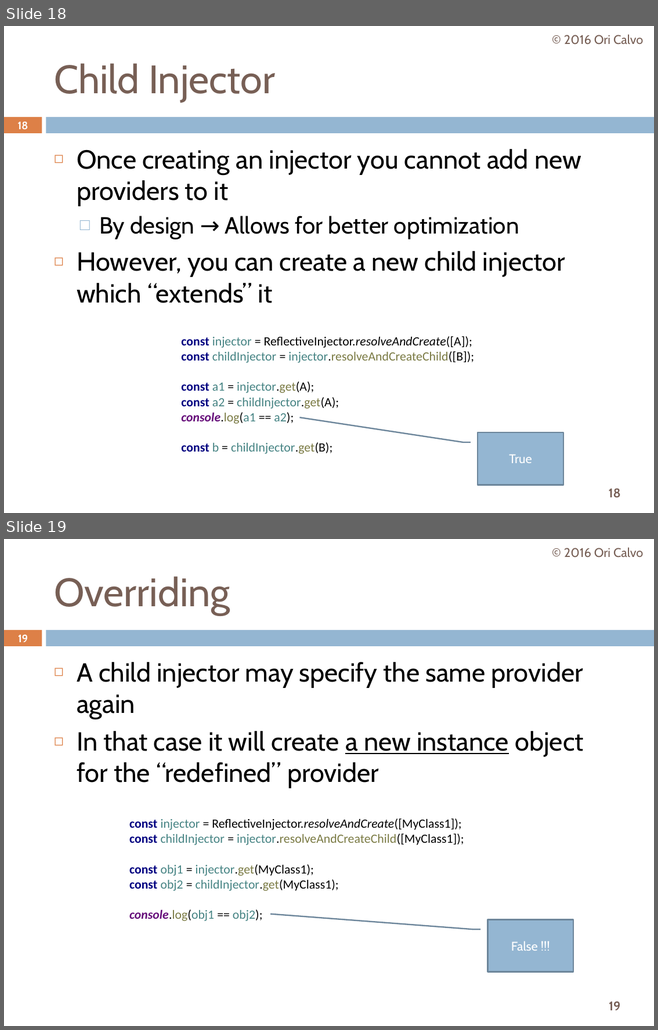
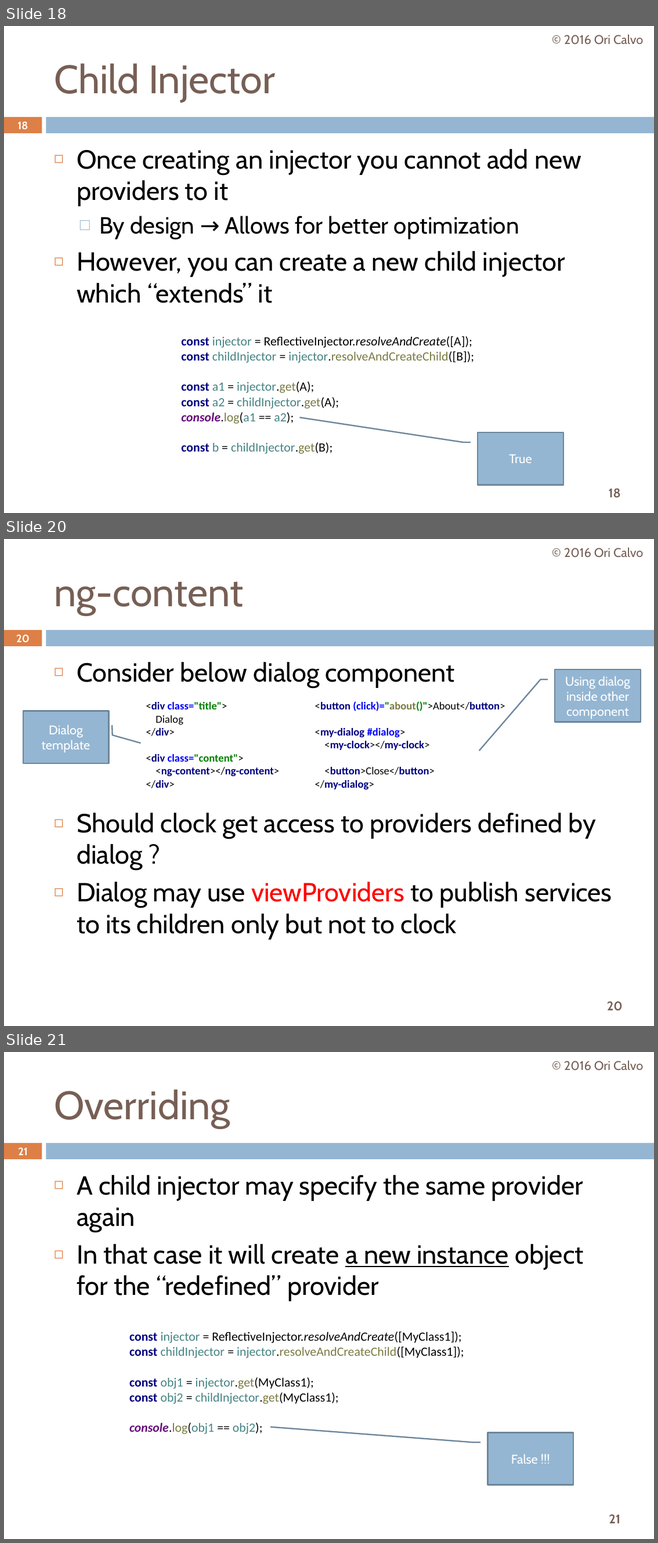
Before and after one commit to oricalvo/course-angular, a slide deck: PPTs/02 Dependency Injection.pptx. Shown one above the other, each under a label of ours: slides 18 and 19 before the commit, slides 18, 20 and 21 after it; the slides between them are not shown. The pictures are 658x1030 and 658x1543 pixels, drawn with LibreOffice and Linux fonts; fonts in the diff are those of the drawing. Boxes give left, top, right and bottom in pixels: in the first picture for what was removed or moved away, otherwise in the second. Text is boxed around its words. In the diff, an @@ line names an element or a change of style, - is before the commit and + after.

```diff
--- a/PPTs/02 Dependency Injection.pptx
+++ b/PPTs/02 Dependency Injection.pptx
@@ slide 20 added at (4, 539, 654, 1026), background #FFFFFF; not listed: 3 template elements that a slide beside it also shows @@
@@ text added at (564, 547, 643, 558), 14 pt, text #775F55 @@
+© 2016 Ori Calvo
@@ title added at (54, 581, 243, 615), 44 pt, text #775F55 @@
+ng-content
@@ page number added at (16, 635, 30, 642), 11.9 pt, text #FFFFFF, bold @@
+20
@@ text added at (76, 662, 612, 940), 29 pt, text #000000 @@
+◻ Consider below dialog component
+◻ Should clock get access to providers defined by dialog ?
+◻ Dialog may use viewProviders to publish services to its children only but not to clock
@@ border callout added at (554, 669, 640, 722), fill #94B6D2, outline #6D879B 1.5 pt, 14 pt, text #FFFFFF @@
+Using dialog inside other component
@@ border callout added at (23, 711, 108, 764), fill #94B6D2, outline #6D879B 1.5 pt, 14 pt, text #FFFFFF @@
+Dialog template
@@ text added at (146, 702, 279, 788), 12 pt, text #000080, bold @@
+<div class="title">
+Dialog
+</div>
+<div class="content">
+<ng-content></ng-content>
+</div>
@@ text added at (315, 701, 505, 790), 12 pt, text #000080, bold @@
+<button (click)="about()">About</button>
+<my-dialog #dialog>
+<my-clock></my-clock>
+<button>Close</button>
+</my-dialog>
@@ what was slide 19 is now slide 21 @@
@@ page number at (18, 1148, 28, 1155): text changed @@
-19
+21
@@ page number at (608, 1514, 620, 1524): text changed @@
-19
+21
```
Also in this commit, not shown: 6 slides changed, 1 other slide added, 1 other file.
